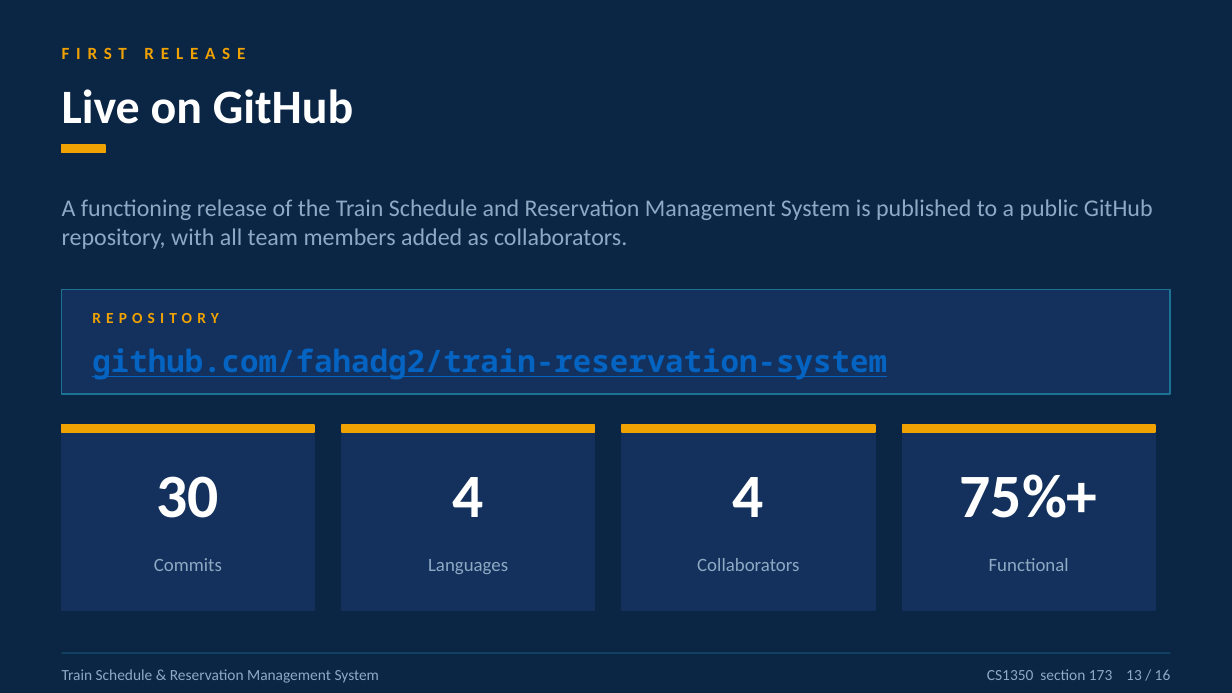
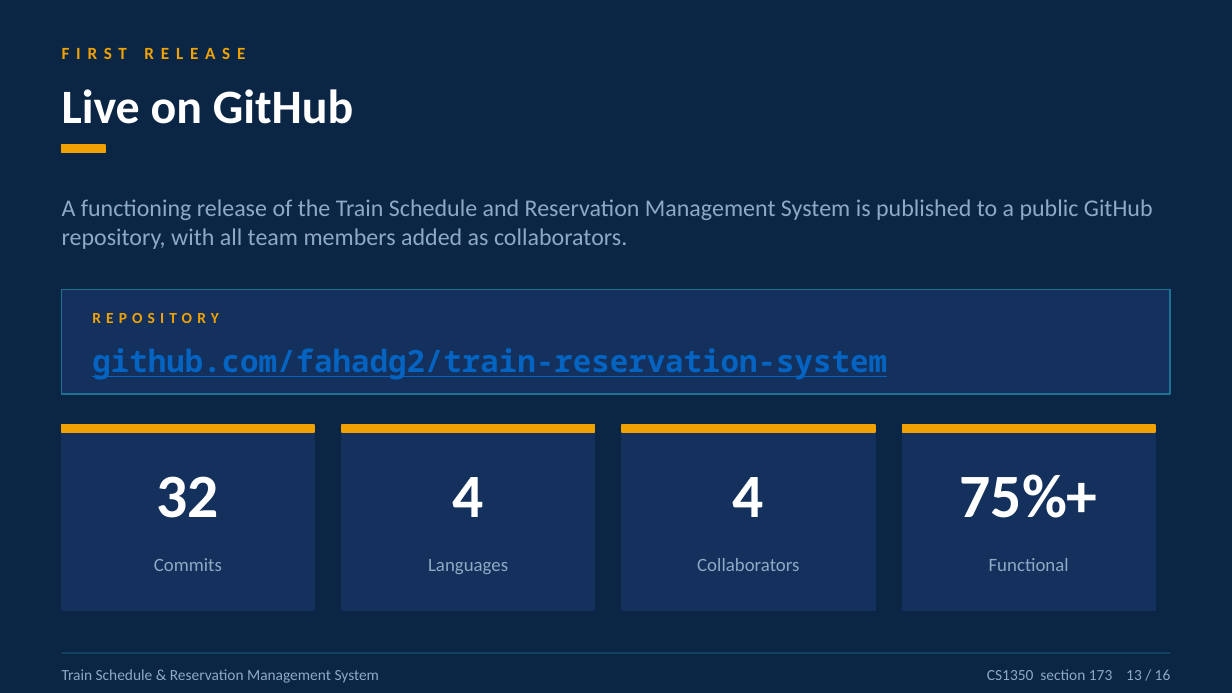
Before and after one commit to fahadg2/train-reservation-system, a slide deck: slide 13 of presentation/Train_System_Presentation-F2.pptx. Drawn at 1232x693 pixels with LibreOffice and Linux fonts; fonts in the diff are those of the drawing. Boxes give left, top, right and bottom in pixels: in the first picture for what was removed or moved away, otherwise in the second. Text is boxed around its words. In the diff, an @@ line names an element or a change of style, - is before the commit and + after.

```diff
--- a/presentation/Train_System_Presentation-F2.pptx
+++ b/presentation/Train_System_Presentation-F2.pptx
@@ text at [157,476,219,518]: text changed @@
-30
+32
```
Also in this commit, not shown: 1 other slide changed.
